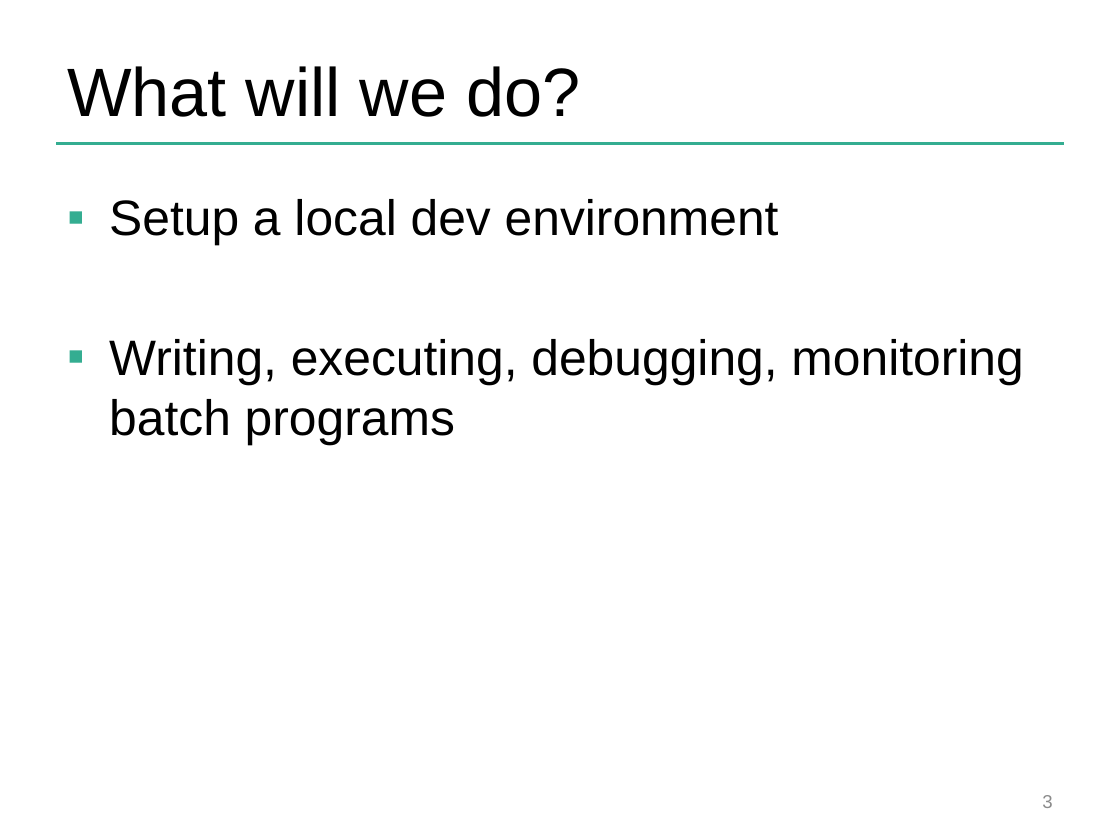
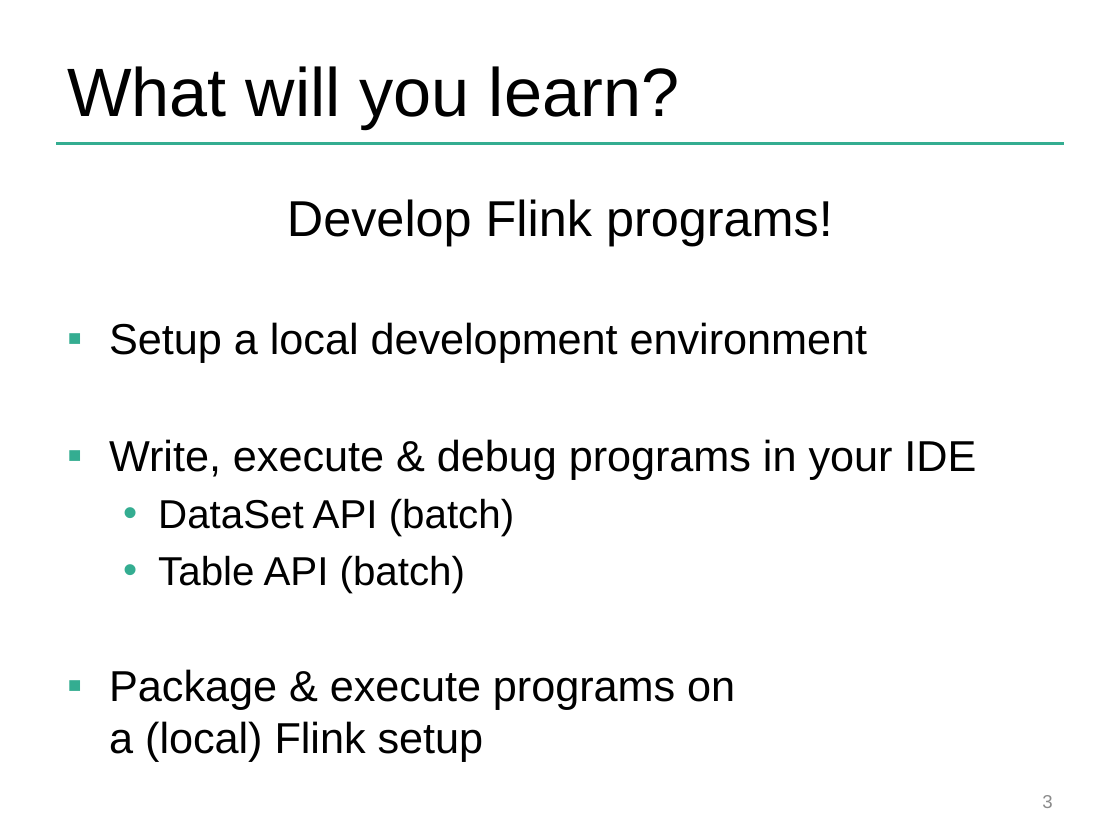
Before and after one commit to dataArtisans/flink-training-web, a slide deck: slide 3 of slides/welcome_agenda.pptx. Drawn at 1120x840 pixels with LibreOffice and Linux fonts; fonts in the diff are those of the drawing; background and template pictures are left out. Boxes give left, top, right and bottom in pixels: in the first picture for what was removed or moved away, otherwise in the second. Text is boxed around its words. In the diff, an @@ line names an element or a change of style, - is before the commit and + after.

```diff
--- a/slides/welcome_agenda.pptx
+++ b/slides/welcome_agenda.pptx
@@ title at [67,66,679,128]: text changed @@
-What will we do?
+What will you learn?
@@ text at [109,199,976,761]: text changed; size 32 to 27.8 pt @@
-▪ Setup a local dev environment
-▪ Writing, executing, debugging, monitoring batch programs
+Develop Flink programs!
+▪ Setup a local development environment
+▪ Write, execute & debug programs in your IDE
+  • DataSet API (batch)
+  • Table API (batch)
+▪ Package & execute programs on
+  a (local) Flink setup
```
Also in this commit, not shown: 2 other slides changed, 2 slides added, 1 slide removed.
